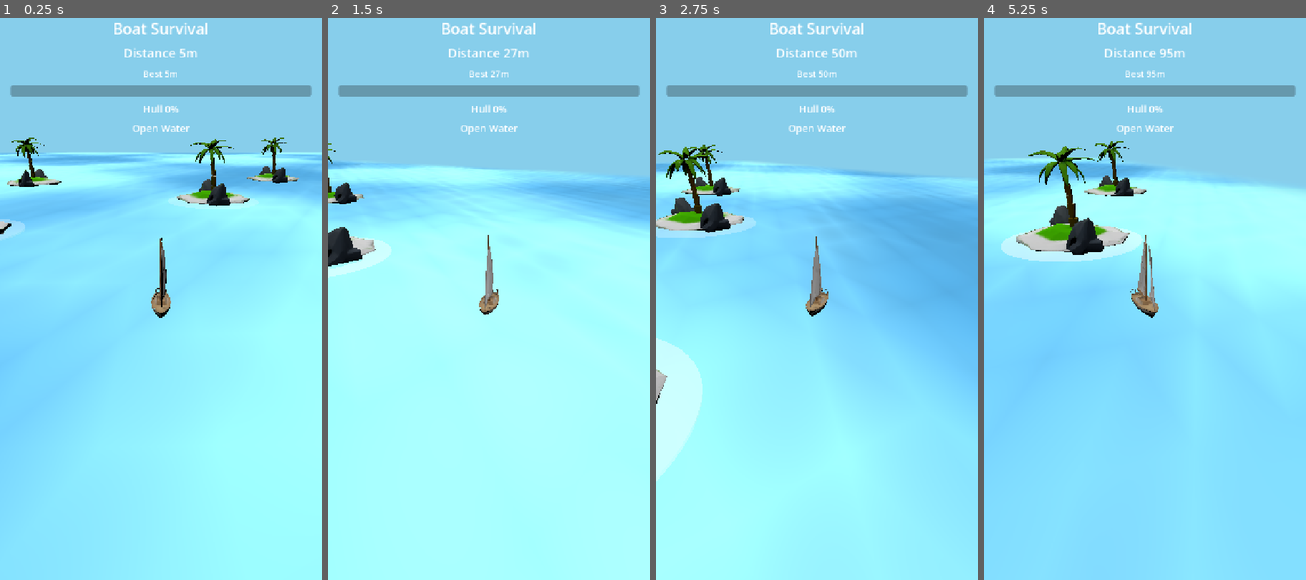
Above: before the commit, frames 1-4 (left to right).
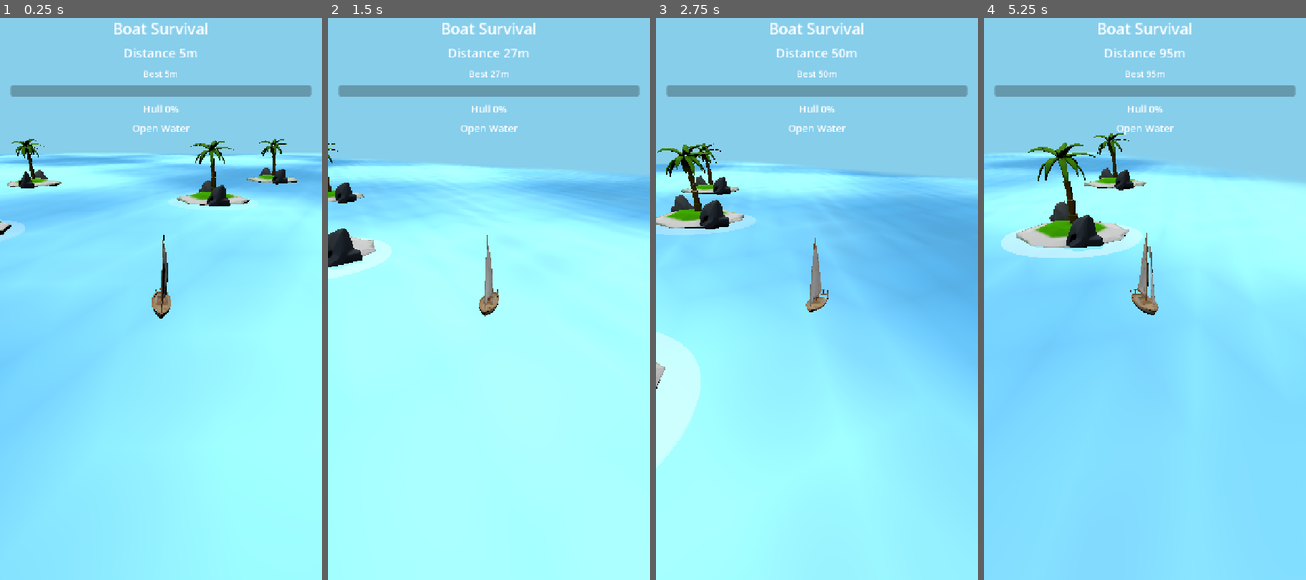
Above: after the commit, the same moments.

Repository: lseyesl/ai_game_board
Game: Godot game, scene res://scenes/main/Main.tscn
The game is run twice, just before and just after one commit, with the same random seed, the same clock (stepped at 60 frames per second) and the same inputs.
Inputs (mouse positions are in pixels of both pictures, inside the frame that each line leads up to):
- Up to frame 1 (0.25 s): no input
- Up to frame 2 (1.5 s): tap Enter (ui_accept) at 0.5, 0.77 s; move the mouse to (559, 265) at 0.52 s; hold Right (ui_right) 0.53-1.28 s; click (559, 265) at 0.67 s; move the mouse to (424, 321) at 1.27 s; hold Left (ui_left) from 1.28 s (still down)
- Up to frame 3 (2.75 s): tap Enter (ui_accept) at 1.52 s; move the mouse to (849, 169) at 2.02 s; release Left (ui_left) at 2.03 s; hold Right (ui_right) from 2.03 s (still down)
- Up to frame 4 (5.25 s): move the mouse to (1128, 405) at 2.77 s; click (1128, 405) at 2.92 s; tap Enter (ui_accept) at 3.02, 3.77, 4.52 s; move the mouse to (1241, 377) at 3.52 s; release Right (ui_right) at 3.53 s; hold Left (ui_left) from 3.53 s (still down); move the mouse to (1048, 209) at 4.27 s; move the mouse to (1161, 293) at 5.02 s; click (1161, 293) at 5.17 s

The runs differ from the first frame. In frame 1, 1.5% of the frame differs, in the area x 0-100%, y 21-54%; in frame 2, 0.6%; in frame 3, 2.0%; in frame 4, 4.1%, in the area x 0-100%, y 20-54%.

Commit message:
feat: enhance boat bobbing with multi-harmonic oscillation, speed modulation and pitch/roll tilt

Diff:
--- a/scripts/ship/ship_controller.gd
+++ b/scripts/ship/ship_controller.gd
@@ -11,7 +11,9 @@
 @export var forward_speed: float = 18.0
 @export var turn_speed: float = 1.7
 @export var steering_smoothing: float = 5.0
-@export var bob_strength: float = 0.15
+@export var bob_strength: float = 0.4
+@export var pitch_strength: float = 2.5
+@export var roll_strength: float = 1.8
 @export var gravity: float = 18.0
 @export var environment_push_damping: float = 4.0
 
@@ -56,9 +58,15 @@
 		if position.y <= base_y:
 			position.y = base_y
 			wave_vertical_velocity = 0.0
+		_apply_boat_tilt(0.0, 0.0)
 	else:
-		var bob_offset := sin(Time.get_ticks_msec() * 0.004) * bob_strength
+		var t := Time.get_ticks_msec() / 1000.0
+		var speed_factor := clampf(forward_speed / 18.0, 0.3, 1.5)
+		var bob_offset := (sin(t * 2.0) + sin(t * 3.7) * 0.3 + sin(t * 0.8) * 0.5) * bob_strength * speed_factor
 		position.y = base_y + bob_offset
+		var pitch := sin(t * 2.0 + 0.5) * pitch_strength * speed_factor
+		var roll := sin(t * 1.3 + 1.0) * roll_strength * speed_factor
+		_apply_boat_tilt(pitch, roll)
 
 	var forward_delta := -transform.basis.z.normalized() * forward_speed * delta
 	var environment_delta := environment_push_velocity * delta
@@ -78,6 +86,14 @@
 		else:
 			run_model.invulnerable = false
 			run_model.repairing = false
+
+
+func _apply_boat_tilt(pitch_deg: float, roll_deg: float) -> void:
+	var boat_model := get_node_or_null("BoatModel")
+	if boat_model == null:
+		return
+	boat_model.rotation_degrees.x = pitch_deg
+	boat_model.rotation_degrees.z = roll_deg
 
 
 func apply_wave_profile(profile) -> void:
Not shown, added: docs/plans/2026-04-23-boat-bobbing-design.md
